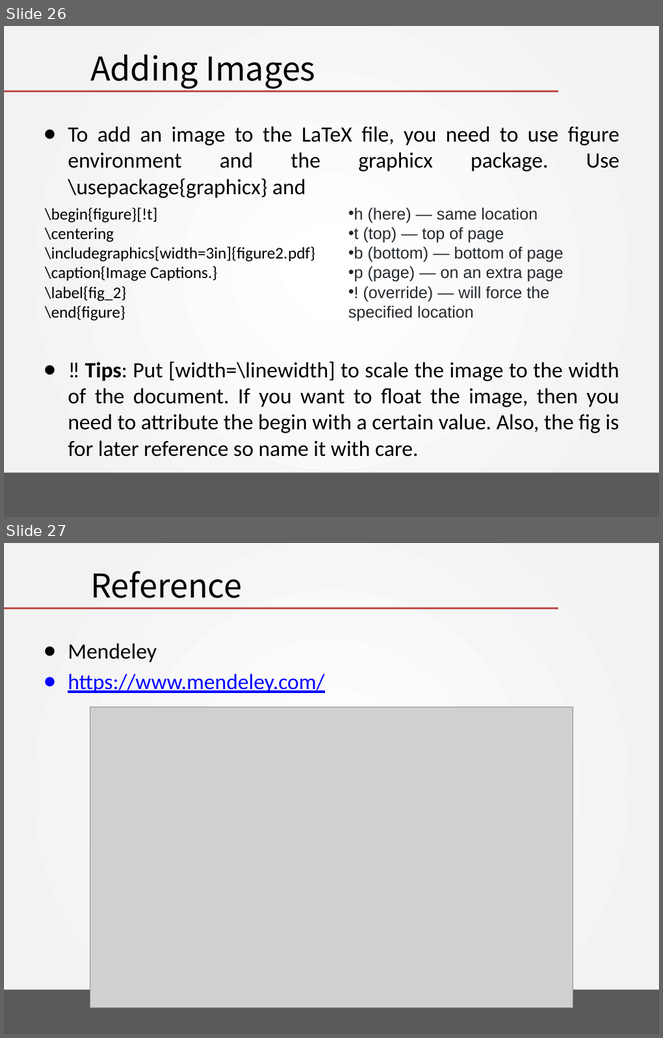
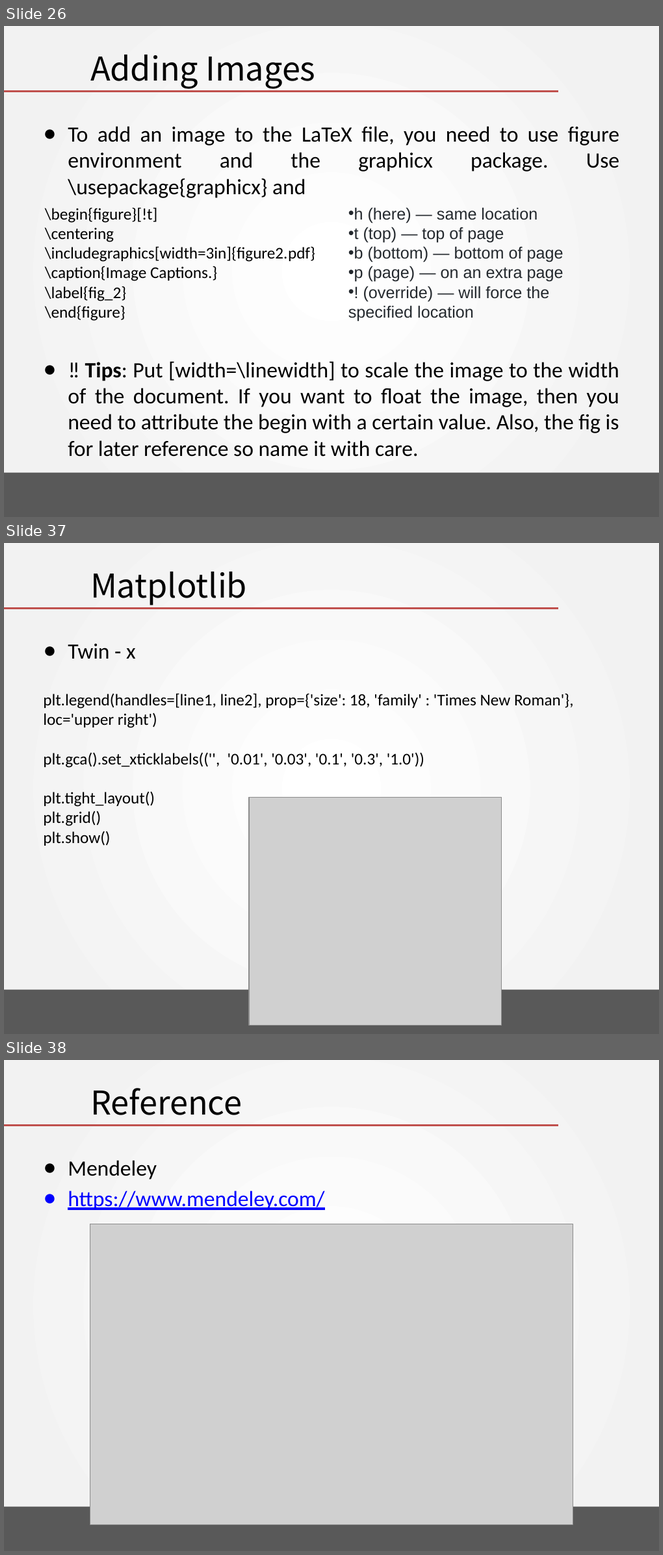
Before and after one commit to RainMan1860/Artificial_Intelligence_2019, a slide deck: chapter 07 - Latex Programming/Begin Latex in minute.pptx. Shown one above the other, each under a label of ours: slides 26 and 27 before the commit, slides 26, 37 and 38 after it; the slides between them are not shown. The pictures are 663x1038 and 663x1555 pixels, drawn with LibreOffice and Linux fonts; fonts in the diff are those of the drawing; grey boxes stand for pictures; background and template pictures are left out. Boxes give left, top, right and bottom in pixels: in the first picture for what was removed or moved away, otherwise in the second. Text is boxed around its words. In the diff, an @@ line names an element or a change of style, - is before the commit and + after.

```diff
--- a/chapter 07 - Latex Programming/Begin Latex in minute.pptx
+++ b/chapter 07 - Latex Programming/Begin Latex in minute.pptx
@@ slide 37 added at (4,543,659,1034), background gradient #FFFFFF to #F2F2F2; not listed: 2 template elements that a slide beside it also shows @@
@@ title added at (90,572,247,605), 36 pt, text #000000 @@
+Matplotlib
@@ text added at (68,644,136,659), 24 pt, text #000000 @@
+● Twin - x
@@ text added at (43,693,574,846), 18 pt, text #000000 @@
+plt.legend(handles=[line1, line2], prop={'size': 18, 'family' : 'Times New Roman'}, loc='upper right')
+plt.gca().set_xticklabels(('', '0.01', '0.03', '0.1', '0.3', '1.0'))
+plt.tight_layout()
+plt.grid()
+plt.show()
@@ picture added at (249,798,502,1026) @@
@@ what was slide 27 is now slide 38 @@
```
Also in this commit, not shown: 14 other slides added.
